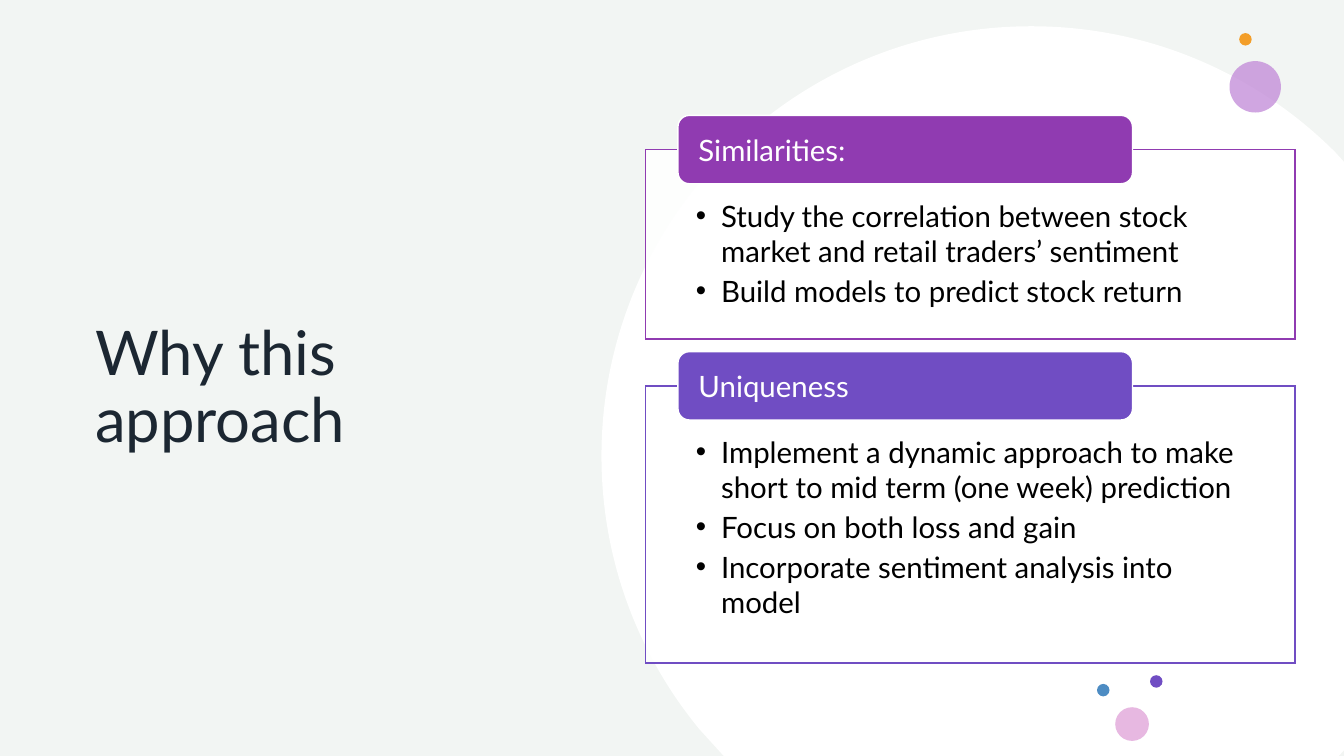
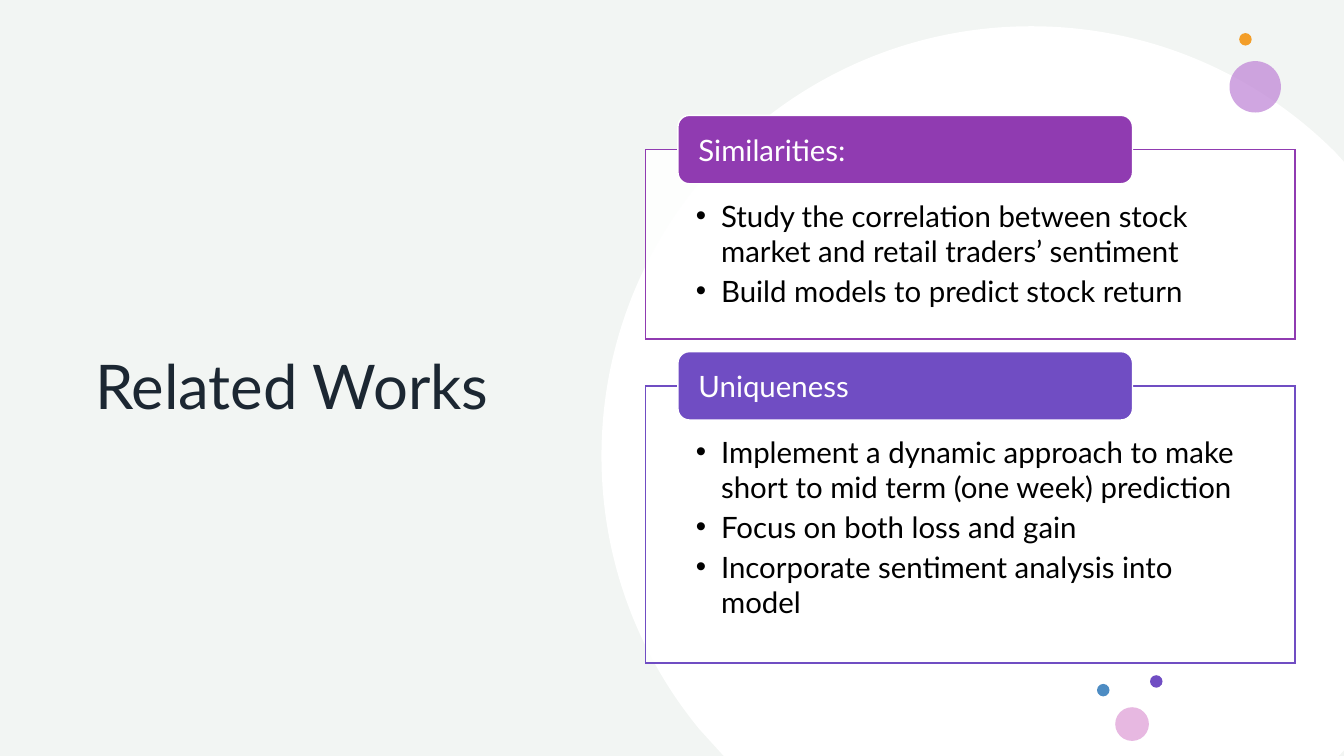
Before and after one commit to howie-zeng/Analyzing-Retail-Sentiment-and-Detecting-Trading-Signals, a slide deck: slide 3 of Presentation.pptx (slide 5 before the commit). Drawn at 1344x756 pixels with LibreOffice and Linux fonts; fonts in the diff are those of the drawing. Boxes give left, top, right and bottom in pixels: in the first picture for what was removed or moved away, otherwise in the second. Text is boxed around its words. In the diff, an @@ line names an element or a change of style, - is before the commit and + after.

```diff
--- a/Presentation.pptx
+++ b/Presentation.pptx
@@ title at <box>95,363,489,410</box>: text changed @@
-Why this approach
+Related Works
```
Also in this commit, not shown: 4 other slides changed, 3 other files.
